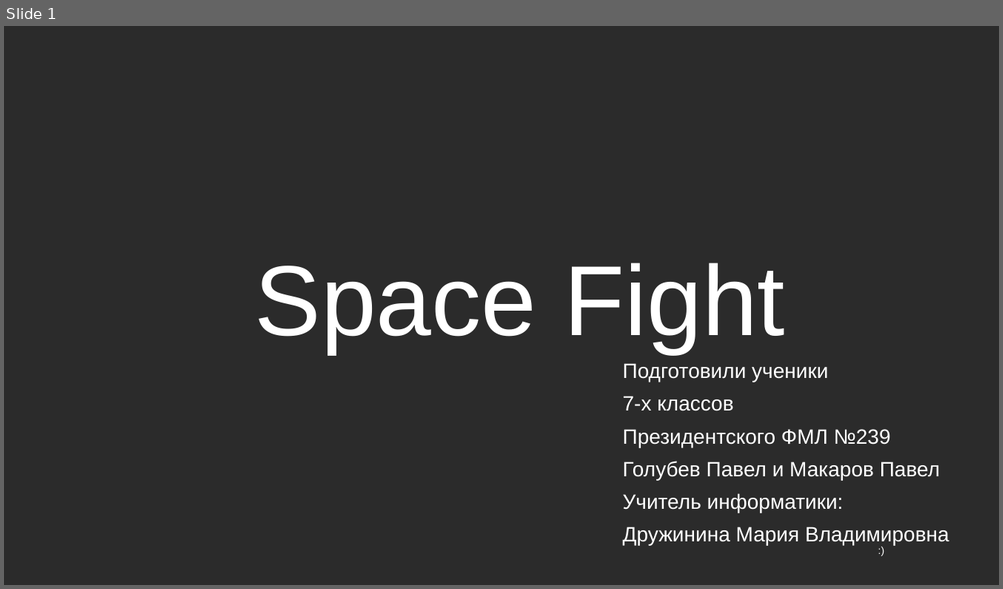
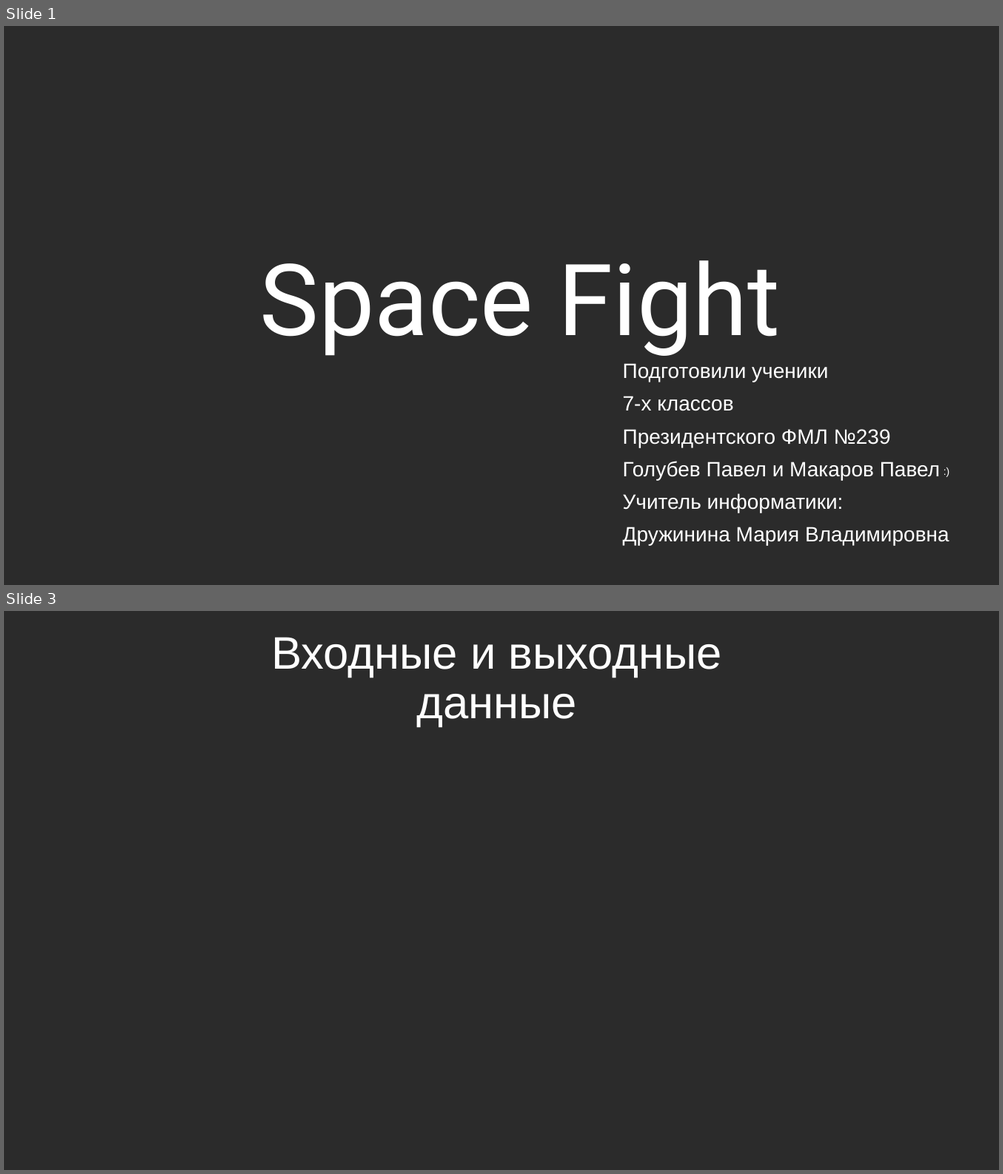
Before and after one commit to 239developer/SpaceFight2, a slide deck: Space Fight.pptx. Shown one above the other, each under a label of ours: slide 1 before the commit, slides 1 and 3 after it; the slides between them are not shown. The pictures are 1003x589 and 1003x1174 pixels, drawn with LibreOffice and Linux fonts; fonts in the diff are those of the drawing; background and template pictures are left out; a plain dark background stands for a picture behind light text. Boxes give left, top, right and bottom in pixels: in the first picture for what was removed or moved away, otherwise in the second. Text is boxed around its words. In the diff, an @@ line names an element or a change of style, - is before the commit and + after.

```diff
--- a/Space Fight.pptx
+++ b/Space Fight.pptx
@@ slide 3 added at <box>4,611,999,1170</box>, background picture (left out) @@
@@ title added at <box>271,637,722,726</box>, 44 pt, text #FFFFFF @@
+Входные и выходные данные
@@ slide 1 changed as well @@
@@ title "Space Fight" at <box>259,261,780,356</box>: font Arial to Roboto @@
@@ text ":)": place and size @@
-text ":)" at <box>871,541,899,561</box>
+text ":)" at <box>936,462,965,482</box>
```
Also in this commit, not shown: 2 other slides added, 1 slide removed, 4 other files.
